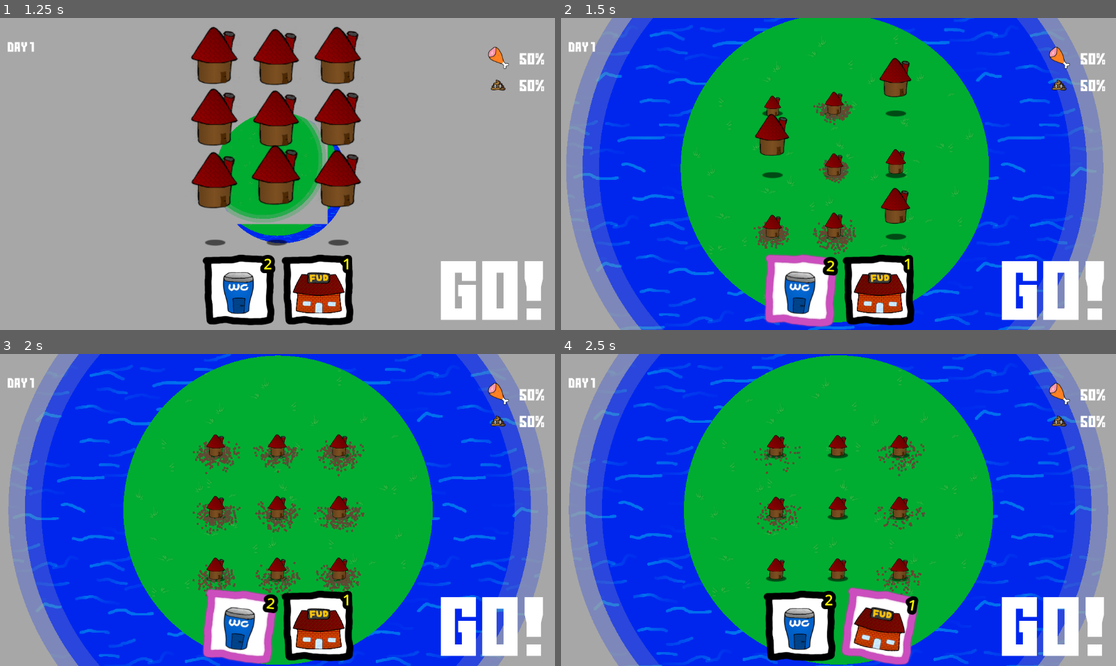
Above: before the commit, frames 1-4 (two rows, left to right).
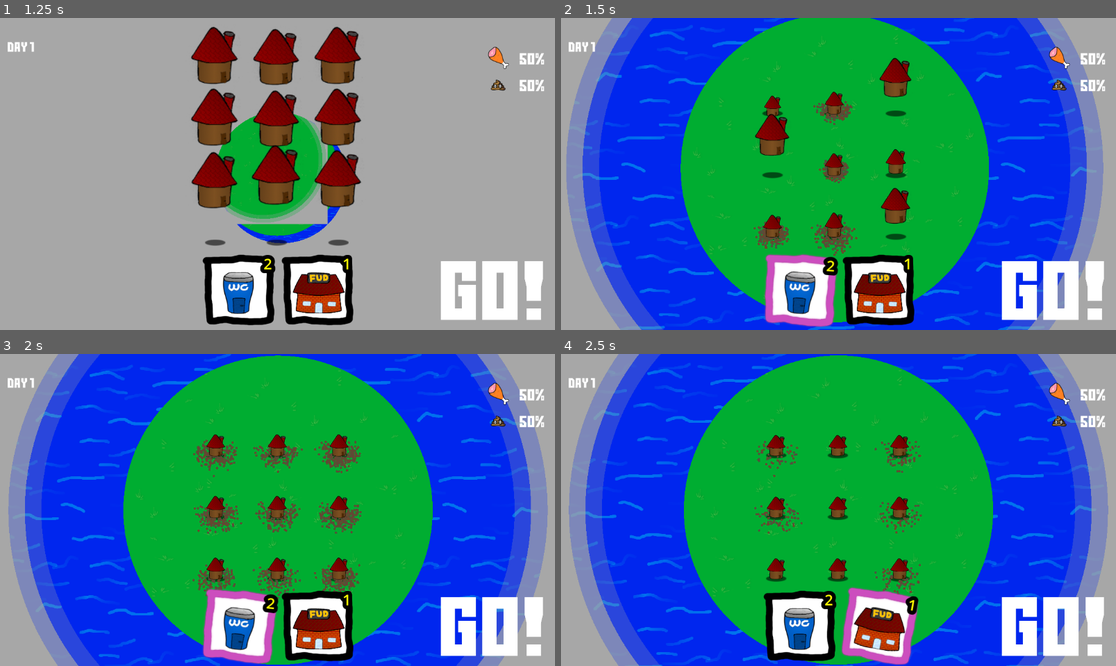
Above: after the commit, the same moments.

Repository: Viggzta/gmtk-jam-2024
Game: Godot game, scene res://main_menu.tscn
Two runs of this game, one before a commit and one after it. Both use one fixed random seed, a clock stepped at 60 frames per second and the inputs below. Sound files missing from this copy of the repository are replaced by a short silence.
Inputs (mouse positions are in pixels of both pictures, inside the frame that each line leads up to):
- Up to frame 1 (1.25 s): click (271, 130) at 0.5 s
- Up to frame 2 (1.5 s): click "2" at 1.25 s
- Up to frame 3 (2 s): no input
- Up to frame 4 (2.5 s): click "1" at 2 s

Frame 1 is identical in both runs. In frame 2, 0.3% of the frame differs, in the area x 44-54%, y 64-77%; in frame 3, 1.7%, in the area x 34-66%, y 27-79%; in frame 4, 1.2%.

Commit message:
Add failure screen

Diff:
--- a/src/scenes/levels/the_level.gd
+++ b/src/scenes/levels/the_level.gd
@@ -193,7 +193,8 @@
 
 
 func _on_satisfaction_ui_lose() -> void:
-	_transition_game_state(globals.GameState.Failure)
+	$CanvasLayer/FailureScreen.show_screen()
+	get_tree().paused = true
 
 
 func _on_satisfaction_ui_win() -> void:
@@ -207,3 +208,7 @@
 
 func _update_day_globally() -> void:
 	Globals.current_day = current_day
+
+
+func _on_failure_screen_pressed_try_again() -> void:
+	_transition_game_state(globals.GameState.Failure)
--- a/src/scenes/levels/the_level.tscn
+++ b/src/scenes/levels/the_level.tscn
@@ -1,19 +1,20 @@
-[gd_scene load_steps=16 format=3 uid="uid://7q2324t0mnuw"]
+[gd_scene load_steps=17 format=3 uid="uid://7q2324t0mnuw"]
 
 [ext_resource type="Script" path="res://scenes/levels/the_level.gd" id="1_vl667"]
 [ext_resource type="PackedScene" path="res://scenes/camera.tscn" id="2_1diri"]
 [ext_resource type="Script" path="res://scenes/levels/background_control.gd" id="2_s734i"]
+[ext_resource type="PackedScene" uid="uid://1umqahv6hp4p" path="res://scenes/ui/failure_screen.tscn" id="2_u8utb"]
 [ext_resource type="PackedScene" uid="uid://clr8o4motkuy8" path="res://scenes/ui/hud.tscn" id="4_2f8vd"]
 [ext_resource type="PackedScene" uid="uid://1aye1f1hfbhr" path="res://scenes/ui/satisfaction_ui.tscn" id="4_26rng"]
-[ext_resource type="PackedScene" path="res://scenes/ui/upcoming needs ui.tscn" id="4_ht8ao"]
+[ext_resource type="PackedScene" uid="uid://dfnehc2jieral" path="res://scenes/ui/upcoming needs ui.tscn" id="4_ht8ao"]
 [ext_resource type="PackedScene" uid="uid://ci78tpn52jqrb" path="res://scenes/ui/settings_control.tscn" id="4_v4ej8"]
 [ext_resource type="Material" uid="uid://2nan6h7ds1xj" path="res://scripts/level_base/background_material.tres" id="5_dbp6e"]
 [ext_resource type="PackedScene" uid="uid://dlt5hvje4cgux" path="res://scenes/ui/action_bar.tscn" id="7_56pmc"]
 [ext_resource type="Script" path="res://scenes/levels/music_player.gd" id="7_ouja1"]
 [ext_resource type="PackedScene" uid="uid://dc2yesmdvvnvq" path="res://scenes/ui/day_ui.tscn" id="8_yypo5"]
-[ext_resource type="Material" path="res://scripts/level_base/backestground_material.tres" id="10_20baa"]
+[ext_resource type="Material" uid="uid://uctq3bvt04uy" path="res://scripts/level_base/backestground_material.tres" id="10_20baa"]
 [ext_resource type="Material" path="res://scripts/level_base/fog_material.tres" id="11_l824i"]
-[ext_resource type="AudioStream" uid="uid://bxgv0q1c7dcni" path="res://audio/music/music_randomizer.tres" id="12_rtxqu"]
+[ext_resource type="AudioStream" uid="uid://cyaf16755cxhm" path="res://audio/music/music_randomizer.tres" id="12_rtxqu"]
 
 [sub_resource type="NavigationPolygon" id="NavigationPolygon_rxodp"]
 vertices = PackedVector2Array(47, -16, 32628.4, 18074.1, -27086.6, 18241.9, -49, -16, -30196.4, -20093.7, -49, -125, 33389.6, -22223.3, 47, -125)
@@ -70,6 +71,8 @@
 offset_bottom = 40.0
 grow_horizontal = 1
 grow_vertical = 1
+
+[node name="FailureScreen" parent="CanvasLayer" instance=ExtResource("2_u8utb")]
 
 [node name="BackgroundControl" type="Control" parent="."]
 z_index = -4096
@@ -143,4 +146,5 @@
 [connection signal="lose" from="CanvasLayer/SatisfactionUi" to="." method="_on_satisfaction_ui_lose"]
 [connection signal="win" from="CanvasLayer/SatisfactionUi" to="." method="_on_satisfaction_ui_win"]
 [connection signal="pressed" from="CanvasLayer/Control/Hud" to="." method="_on_hud_pressed"]
+[connection signal="pressed_try_again" from="CanvasLayer/FailureScreen" to="." method="_on_failure_screen_pressed_try_again"]
 [connection signal="finished" from="MusicPlayer" to="MusicPlayer" method="_on_finished"]
--- /dev/null
+++ b/src/scenes/ui/failure_screen.gd
@@ -0,0 +1,28 @@
+extends Control
+
+var center : Vector2
+@onready var node : Control = $Control
+
+signal pressed_try_again
+
+# Called when the node enters the scene tree for the first time.
+func _ready() -> void:
+	process_mode = Node.PROCESS_MODE_ALWAYS
+	hide()
+	var text : Array[String] = ["You're fired!"]
+	$Boss.initialize(text)
+	center = Vector2(get_viewport_rect().size.x/2, get_viewport_rect().size.y/2)
+
+
+# Called every frame. 'delta' is the elapsed time since the previous frame.
+func _process(delta: float) -> void:
+	var tween : Tween = node.create_tween()
+	var offset : Vector2 = center - get_global_mouse_position() * 0.1
+	tween.tween_property(node, "position", offset, 1.0)
+
+func show_screen() -> void:
+	show()
+
+func _on_button_pressed() -> void:
+	get_tree().paused = false
+	pressed_try_again.emit()
--- /dev/null
+++ b/src/scenes/ui/failure_screen.tscn
@@ -0,0 +1,102 @@
+[gd_scene load_steps=6 format=3 uid="uid://1umqahv6hp4p"]
+
+[ext_resource type="Script" path="res://scenes/ui/failure_screen.gd" id="1_ld4k6"]
+[ext_resource type="PackedScene" uid="uid://dhk5kf6843qh" path="res://scenes/boss/boss.tscn" id="2_kkkwy"]
+[ext_resource type="FontFile" uid="uid://blp4h173uu01v" path="res://gomarice_no_continue.ttf" id="3_ej3f1"]
+
+[sub_resource type="Gradient" id="Gradient_vomn0"]
+colors = PackedColorArray(0.97673, 0.555075, 0.720913, 1, 0.745098, 0.517647, 0, 1)
+
+[sub_resource type="GradientTexture1D" id="GradientTexture1D_5xjkk"]
+gradient = SubResource("Gradient_vomn0")
+
+[node name="FailureScreen" type="Control"]
+layout_mode = 3
+anchors_preset = 15
+anchor_right = 1.0
+anchor_bottom = 1.0
+grow_horizontal = 2
+grow_vertical = 2
+script = ExtResource("1_ld4k6")
+
+[node name="TextureRect" type="TextureRect" parent="."]
+layout_mode = 1
+anchors_preset = 15
+anchor_right = 1.0
+anchor_bottom = 1.0
+grow_horizontal = 2
+grow_vertical = 2
+texture = SubResource("GradientTexture1D_5xjkk")
+
+[node name="Control" type="Control" parent="."]
+layout_mode = 1
+anchors_preset = 8
+anchor_left = 0.5
+anchor_top = 0.5
+anchor_right = 0.5
+anchor_bottom = 0.5
+offset_left = -20.0
+offset_top = -20.0
+offset_right = 20.0
+offset_bottom = 20.0
+grow_horizontal = 2
+grow_vertical = 2
+
+[node name="ColorRect" type="ColorRect" parent="Control"]
+layout_mode = 0
+offset_left = 111.0
+offset_top = 55.0
+offset_right = 1482.0
+offset_bottom = 210.0
+color = Color(0.745098, 0.517647, 0.00392157, 1)
+
+[node name="ColorRect2" type="ColorRect" parent="Control"]
+layout_mode = 0
+offset_left = 354.0
+offset_top = -605.0
+offset_right = 526.0
+offset_bottom = -76.0
+color = Color(0.898039, 0.8, 0.435294, 1)
+
+[node name="ColorRect3" type="ColorRect" parent="Control"]
+layout_mode = 0
+offset_left = -431.0
+offset_top = 220.0
+offset_right = -115.0
+offset_bottom = 1245.0
+color = Color(0.427451, 0.443137, 0.866667, 1)
+
+[node name="ColorRect4" type="ColorRect" parent="Control"]
+layout_mode = 0
+offset_left = -1106.0
+offset_top = -203.0
+offset_right = -205.0
+offset_bottom = -78.0
+color = Color(0.972549, 0.552941, 0.713726, 1)
+
+[node name="Boss" parent="." instance=ExtResource("2_kkkwy")]
+layout_mode = 1
+offset_left = 51.0
+offset_top = -5.0
+offset_right = 51.0
+offset_bottom = -5.0
+scale = Vector2(1.5, 1.5)
+
+[node name="Button" type="Button" parent="."]
+layout_mode = 1
+anchors_preset = 8
+anchor_left = 0.5
+anchor_top = 0.5
+anchor_right = 0.5
+anchor_bottom = 0.5
+offset_left = -224.0
+offset_top = -31.0
+offset_right = -57.0
+offset_bottom = 18.0
+grow_horizontal = 2
+grow_vertical = 2
+theme_override_fonts/font = ExtResource("3_ej3f1")
+theme_override_font_sizes/font_size = 40
+text = "Try Again"
+
+[connection signal="pressed" from="Button" to="." method="_on_button_pressed"]
